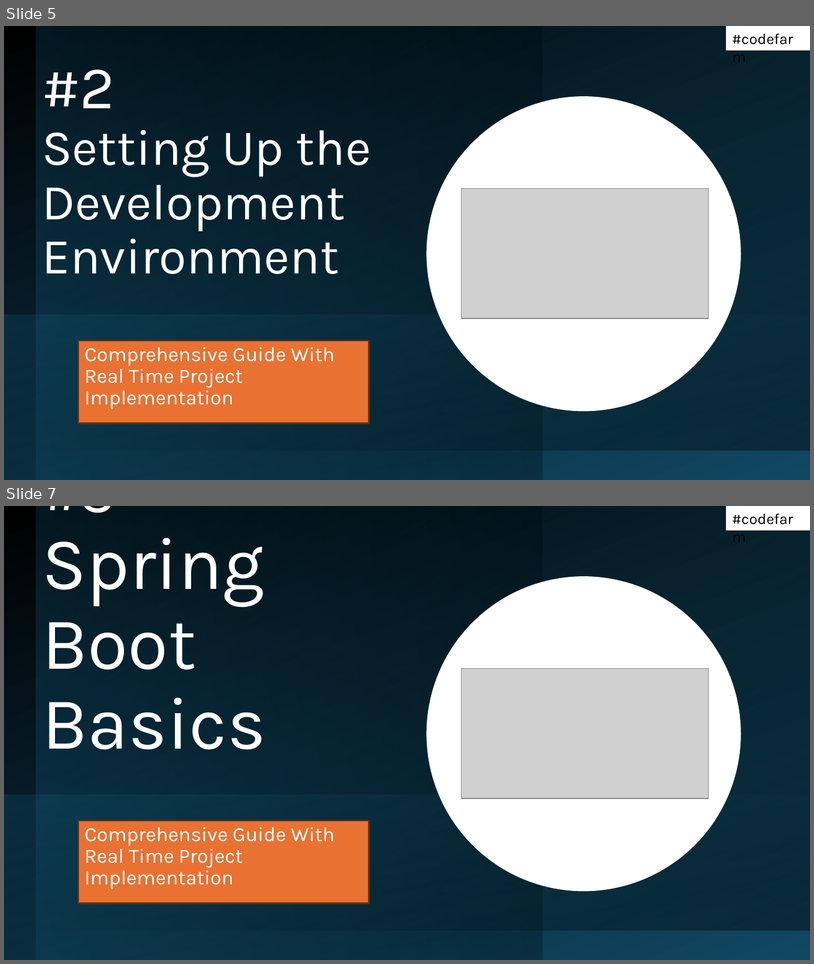
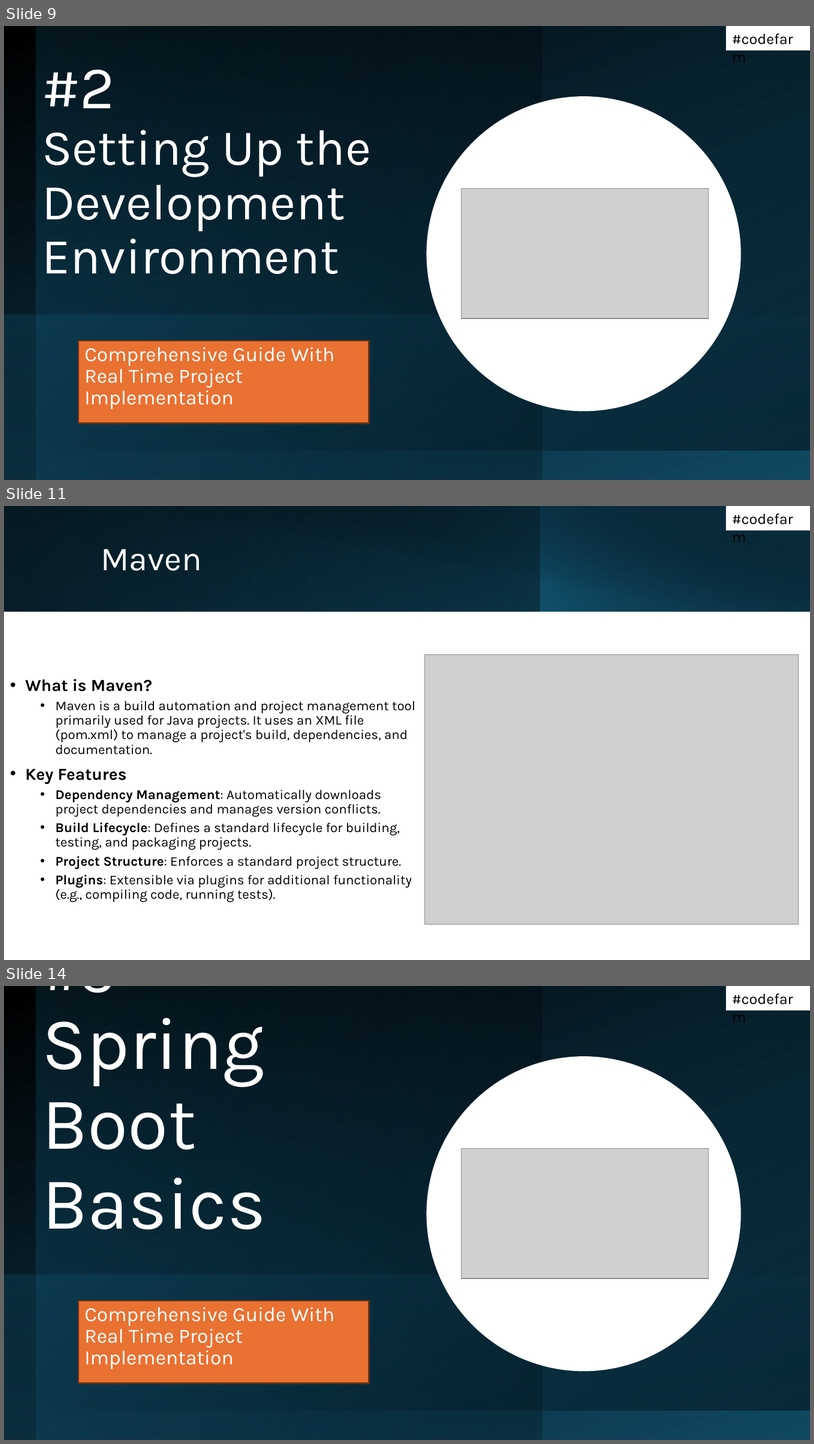
Before and after one commit to codefarm0/spring-boot-beginners, a slide deck: Spring boot Beginners.pptx. Shown one above the other, each under a label of ours: slides 5 and 7 before the commit, slides 9, 11 and 14 after it; the slides between them are not shown. The pictures are 814x964 and 814x1444 pixels, drawn with LibreOffice and Linux fonts; fonts in the diff are those of the drawing; grey boxes stand for pictures. Boxes give left, top, right and bottom in pixels: in the first picture for what was removed or moved away, otherwise in the second. Text is boxed around its words. In the diff, an @@ line names an element or a change of style, - is before the commit and + after.

```diff
--- a/Spring boot Beginners.pptx
+++ b/Spring boot Beginners.pptx
@@ slide 11 added at [4,506,810,960], background #FFFFFF @@
@@ rectangle added at [4,506,810,611], fill gradient #000000 to #104862 @@
@@ rectangle added at [4,506,541,611], fill gradient #156082 to #0B3041 @@
@@ rectangle added at [34,506,810,612], fill gradient #000000 to #0B3041 @@
@@ rectangle added at [540,506,810,611], fill gradient #156082 to #000000 @@
@@ rectangle added at [726,506,810,530], fill #FFFFFF, 18 pt, text #000000 @@
+#codefarm
@@ title added at [101,549,202,571], 40 pt, text #FFFFFF @@
+Maven
@@ picture added at [425,654,800,924] @@
@@ text added at [25,679,416,902], 16 pt, text #000000 @@
+• What is Maven?
+  • Maven is a build automation and project management tool primarily used for Java projects. It uses an XML file (pom.xml) to manage a project's build, dependencies, and documentation.
+• Key Features
+  • Dependency Management: Automatically downloads project dependencies and manages version conflicts.
+  • Build Lifecycle: Defines a standard lifecycle for building, testing, and packaging projects.
+  • Project Structure: Enforces a standard project structure.
+  • Plugins: Extensible via plugins for additional functionality (e.g., compiling code, running tests).
@@ what was slide 5 is now slide 9 @@
@@ what was slide 7 is now slide 14 @@
```
Also in this commit, not shown: 4 slides changed, 6 other slides added.
